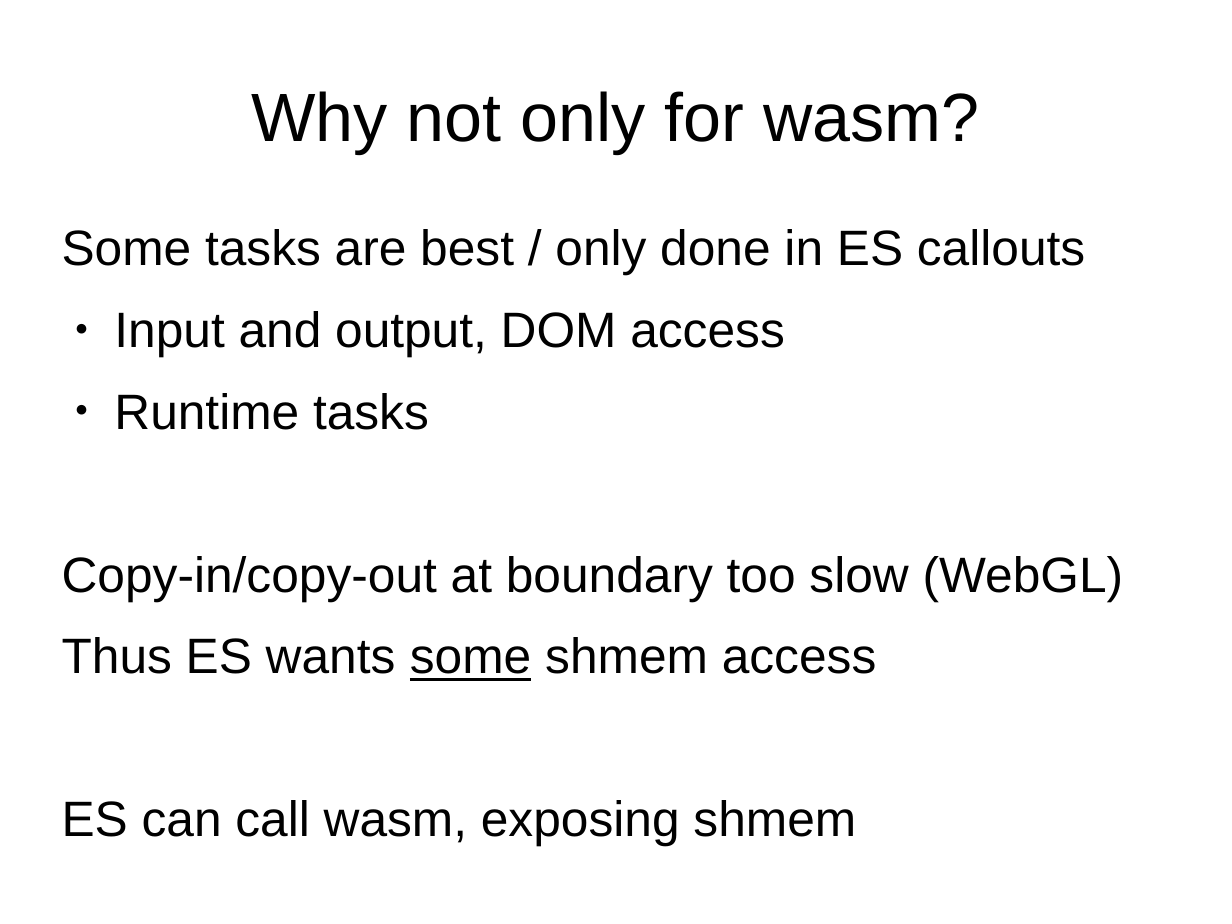
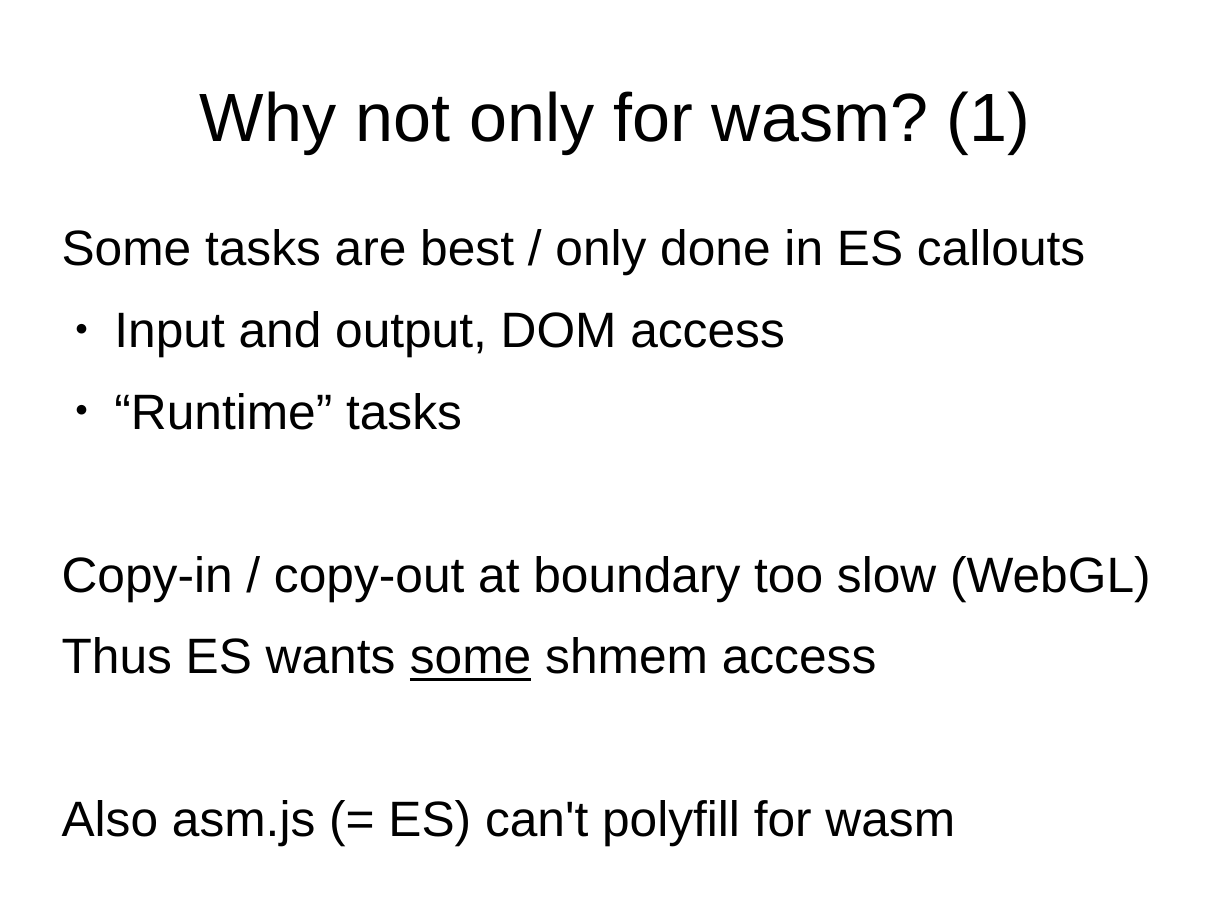
Before and after one commit to tc39/proposal-ecmascript-sharedmem, a slide deck: slide 10 of tc39/presentation-jan-2016.odp. Drawn at 1232x924 pixels with LibreOffice and Linux fonts; fonts in the diff are those of the drawing. Boxes give left, top, right and bottom in pixels: in the first picture for what was removed or moved away, otherwise in the second. Text is boxed around its words. In the diff, an @@ line names an element or a change of style, - is before the commit and + after.

```diff
--- a/tc39/presentation-jan-2016.odp
+++ b/tc39/presentation-jan-2016.odp
@@ title at <box>200,91,1030,153</box>: text changed @@
-Why not only for wasm?
+Why not only for wasm? (1)
@@ text at <box>62,393,1151,601</box>: text changed @@
-● Runtime tasks
-Copy-in/copy-out at boundary too slow (WebGL)
+● “Runtime” tasks
+Copy-in / copy-out at boundary too slow (WebGL)
@@ text at <box>62,800,955,846</box>: text changed @@
-ES can call wasm, exposing shmem
+Also asm.js (= ES) can't polyfill for wasm
```
Also in this commit, not shown: 15 other slides changed, 7 slides added, 1 slide removed, 1 other file.
